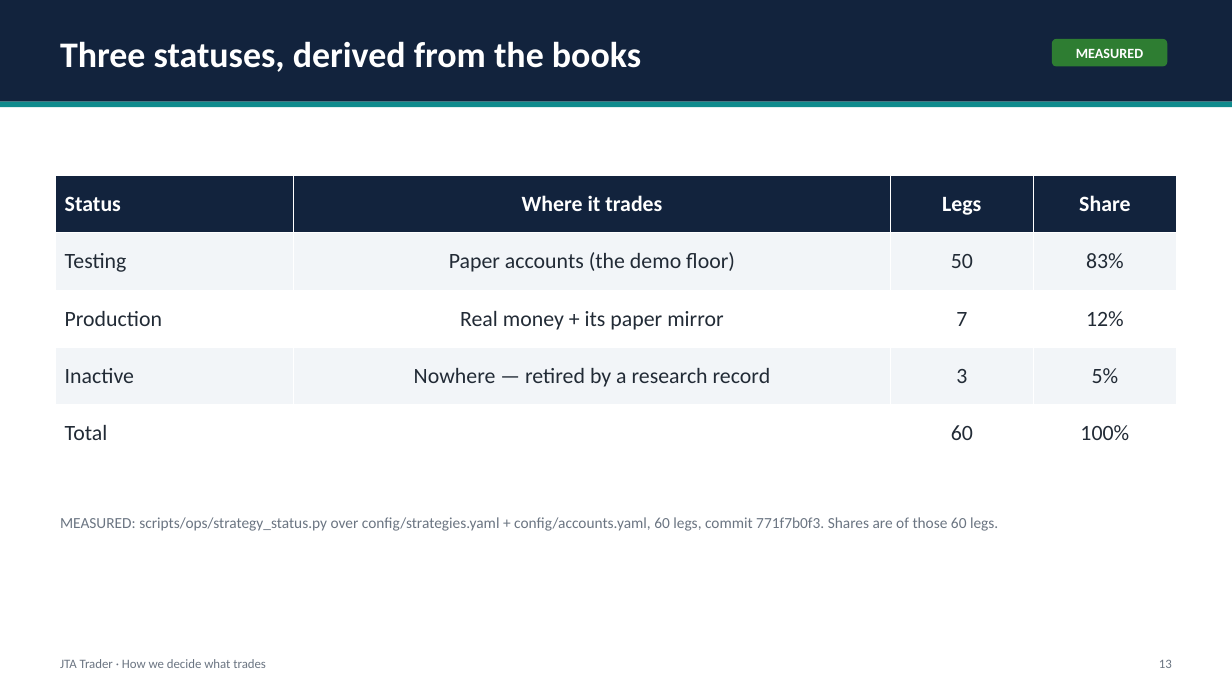
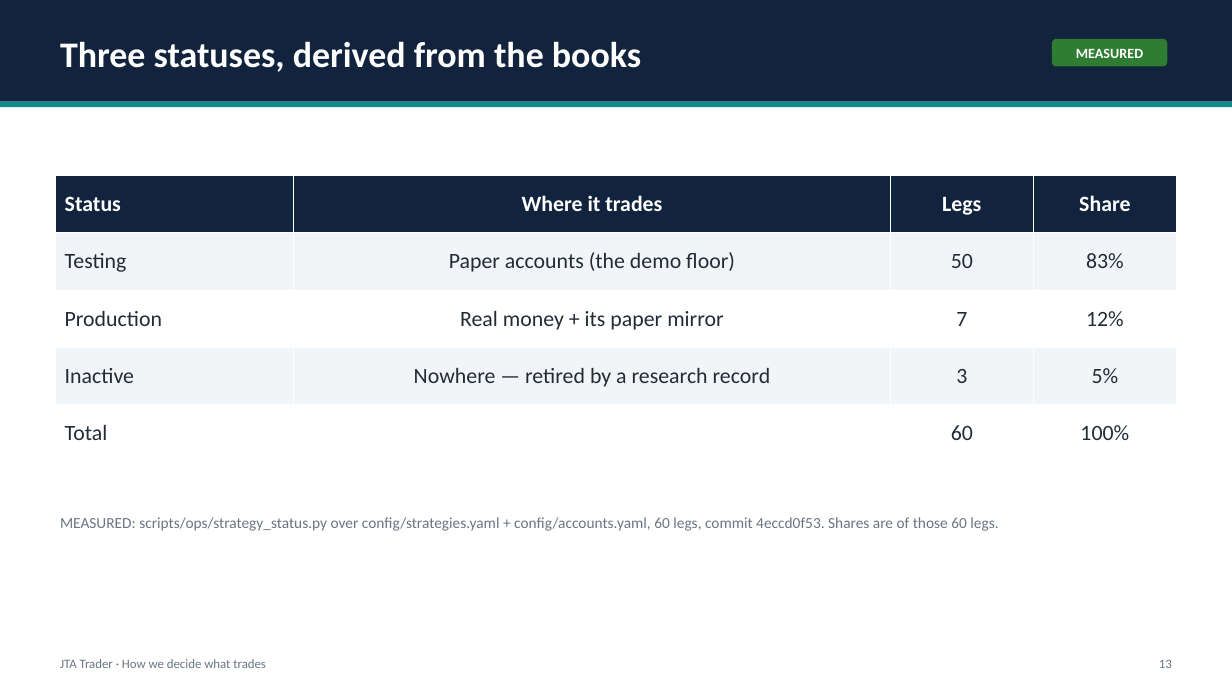
Before and after one commit to benbaichmankass/JTA-Trader, a slide deck: slide 13 of docs/pitch/jta-trader-pitch-deck.pptx. Drawn at 1232x693 pixels with LibreOffice and Linux fonts; fonts in the diff are those of the drawing. Boxes give left, top, right and bottom in pixels: in the first picture for what was removed or moved away, otherwise in the second. Text is boxed around its words. In the diff, an @@ line names an element or a change of style, - is before the commit and + after.

```diff
--- a/docs/pitch/jta-trader-pitch-deck.pptx
+++ b/docs/pitch/jta-trader-pitch-deck.pptx
@@ text at (x1=60, y1=517, x2=998, y2=531): text changed @@
-MEASURED: scripts/ops/strategy_status.py over config/strategies.yaml + config/accounts.yaml, 60 legs, commit 771f7b0f3. Shares are of those 60 legs.
+MEASURED: scripts/ops/strategy_status.py over config/strategies.yaml + config/accounts.yaml, 60 legs, commit 4eccd0f53. Shares are of those 60 legs.
```
Also in this commit, not shown: 11 other slides changed, 2 other files.
